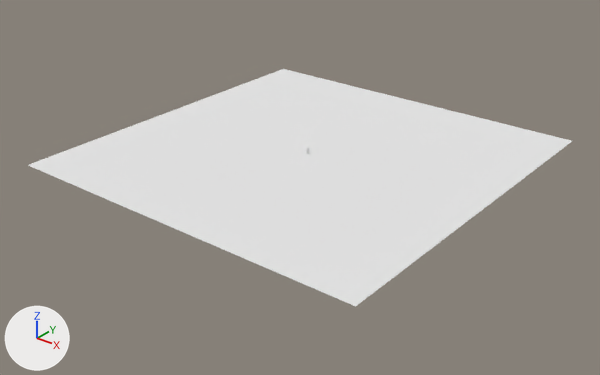
Renders of the Blender file models/smartphone.blend from each side of a commit.
Both versions are drawn from a 50 mm lens placed at (631.0, -808.0, 441.0), pointed at (4.0, -25.0, -45.0). Arrows for +X, +Y and +Z are at lower left; the lights stay in place.
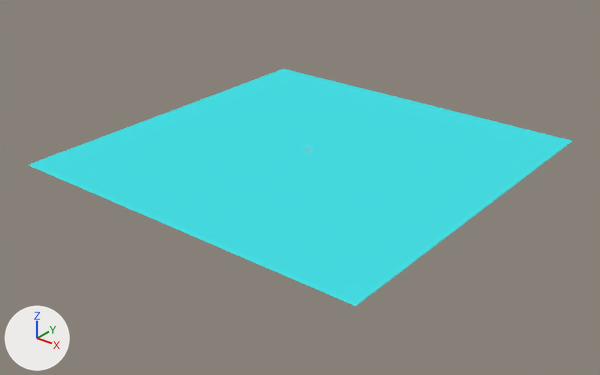
Location of each change, (x1, y1, x2, y2) in pixels of the pictures (600 x 375 px):
```json
{"object": "Plane", "change": "recoloured, moved", "before": [28, 69, 572, 307], "after": [28, 69, 572, 306], "on screen": "white to cyan"}
```

The change, as JSON lines over the scene's bpy script:
```json
{"op": "set", "path": "mat_material_002.base_color", "old": "(0.8, 0.8, 0.8)", "new": "(0.0626, 0.755, 0.8)", "note": "white #e7e7e7 -> cyan #47e1e7"}
{"op": "set", "path": "ob_plane.location", "old": "(0.0, 0.0, -4.0)", "new": "(0.0, 0.0, -3.7)"}
```
